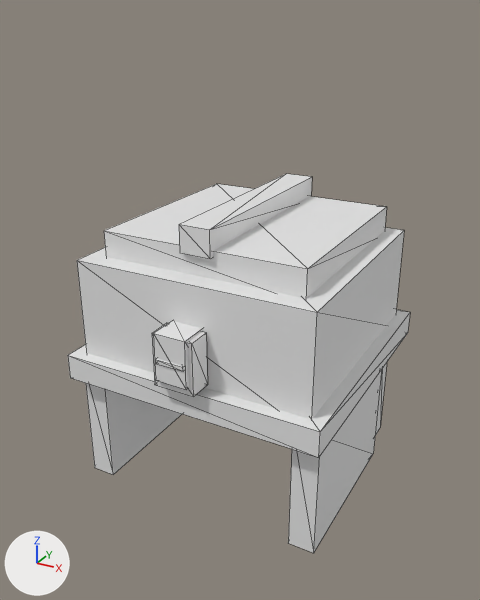
Two versions of the OBJ model tools/armor_src/models/entity/sentinel/helm_head.obj, one commit apart.
Rendered twice from a camera (50 mm lens) standing at (0.714, -1.34, 2.573) and looking at (-0.002, -0.037, 1.922). Lighting does not change. The marker at lower left points along +X, +Y and +Z. The first picture is the older version. Mesh edges are drawn as thin lines. Where no turn or scale is listed for an object, it has been applied to the vertices.

The first picture shows 'helm_head'.
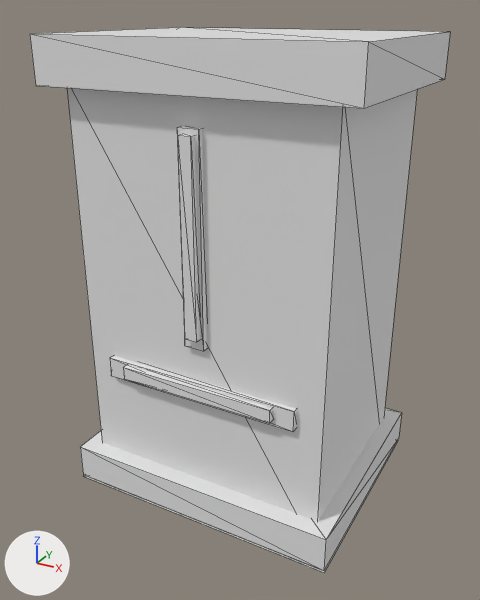
Pixel boxes (x1, y1, x2, y2) of what changed, in the pictures (480 x 600 px):
'helm_head', reshaped (23% wider, 44% taller)
    before: (68, 174, 410, 553)
    after: (30, 27, 450, 572)
part 1 of me_helm_head, added
    after: (67, 88, 417, 521)
part 2 of me_helm_head, added
    after: (30, 27, 450, 108)
part 3 of me_helm_head, added
    after: (177, 126, 207, 351)
part 4 of me_helm_head, added
    after: (110, 356, 297, 432)
part 5 of me_helm_head, added
    after: (123, 365, 273, 423)
part 6 of me_helm_head, added
    after: (177, 134, 200, 342)
part 7 of me_helm_head, deleted
    before: (77, 227, 404, 419)
part 8 of me_helm_head, deleted
    before: (86, 383, 182, 475)
part 9 of me_helm_head, deleted
    before: (153, 321, 203, 390)
part 10 of me_helm_head, deleted
    before: (104, 184, 387, 299)
part 11 of me_helm_head, deleted
    before: (375, 363, 387, 436)
part 12 of me_helm_head, deleted
    before: (156, 359, 184, 371)
part 13 of me_helm_head, deleted
    before: (68, 310, 410, 458)
part 14 of me_helm_head, deleted
    before: (179, 174, 312, 258)
part 15 of me_helm_head, deleted
    before: (288, 370, 382, 553)
part 16 of me_helm_head, deleted
    before: (152, 323, 208, 397)
part 17 of me_helm_head, added
    after: (80, 408, 401, 572)

Patch to the scene script:
```diff
--- a/tools/armor_src/models/entity/sentinel/helm_head.obj.py
+++ b/tools/armor_src/models/entity/sentinel/helm_head.obj.py
@@ me_helm_head @@
 # used by ob_helm_head; location = (0.0, 0.0, 0.0)
 # verts and faces of me_helm_head; kept vertices keep their numbers, new ones are numbered from 80
-me_helm_head.from_pydata(...)  # 80 vertices, 120 faces; spans x -0.325..0.325, y -0.347..0.331, z 1.438..2.162
+me_helm_head.from_pydata(...)  # 60 vertices, 84 faces; spans x -0.356..0.356, y -0.281..0.281, z 1.431..2.525
+# me_helm_head part 1: a new loose piece, a box spanning x -0.306..0.306, y -0.237..0.238, z 1.438..2.438
+# me_helm_head part 2: a new loose piece, a box spanning x -0.356..0.356, y -0.275..0.275, z 2.425..2.525
+# me_helm_head part 3: a new loose piece, a box spanning x -0.025..0.025, y -0.25..-0.231, z 1.888..2.362
+# me_helm_head part 4: a new loose piece, a box spanning x -0.244..0.244, y -0.25..-0.231, z 1.75..1.8
+# me_helm_head part 5: a new loose piece, a box spanning x -0.194..0.194, y -0.262..-0.244, z 1.763..1.794
+# me_helm_head part 6: a new loose piece, a box spanning x -0.016..0.016, y -0.262..-0.244, z 1.913..2.35
+# me_helm_head part 7: the loose piece of 8 vertices spanning x -0.294..0.294, y -0.275..0.3, z 1.775..2.05 is deleted
+# me_helm_head part 8: the loose piece of 8 vertices spanning x -0.312..-0.25, y -0.269..0.144, z 1.462..1.775 is deleted
+# me_helm_head part 9: the loose piece of 8 vertices spanning x -0.039..0.039, y -0.344..-0.269, z 1.844..1.956 is deleted
+# me_helm_head part 10: the loose piece of 8 vertices spanning x -0.25..0.25, y -0.225..0.275, z 2.037..2.112 is deleted
+# me_helm_head part 11: the loose piece of 8 vertices spanning x -0.281..0.281, y 0.244..0.306, z 1.438..1.775 is deleted
+# me_helm_head part 12: the loose piece of 8 vertices spanning x -0.034..0.034, y -0.347..-0.266, z 1.888..1.898 is deleted
+# me_helm_head part 13: the loose piece of 8 vertices spanning x -0.325..0.325, y -0.306..0.331, z 1.75..1.812 is deleted
+# me_helm_head part 14: the loose piece of 8 vertices spanning x -0.038..0.038, y -0.237..0.288, z 2.1..2.162 is deleted
+# me_helm_head part 15: the loose piece of 8 vertices spanning x 0.25..0.312, y -0.269..0.144, z 1.462..1.775 is deleted
+# me_helm_head part 16: the loose piece of 8 vertices spanning x -0.05..0.05, y -0.334..-0.278, z 1.825..1.95 is deleted
+# me_helm_head part 17
+verts[80] = (-0.344, -0.281, 1.525)  # pixel (80, 446)
+verts[81] = (-0.344, -0.281, 1.438)  # pixel (83, 474)
+verts[82] = (-0.344, 0.281, 1.438)
+verts[83] = (-0.344, 0.281, 1.525)
+verts[84] = (-0.344, -0.281, 1.431)  # pixel (83, 476)
+verts[85] = (-0.344, 0.281, 1.431)
+for new, old in zip([*range(86, 92)], [*range(80, 86)]): verts[new] = verts[old] + (0.688, 0.0, 0.0)
+faces += [(80, 81, 87), (80, 87, 86), (82, 89, 88), (82, 83, 89), (86, 87, 88), (86, 88, 89)]
+faces += [(81, 83, 82), (80, 83, 81), (80, 86, 83), (83, 86, 89), (84, 85, 91), (84, 91, 90)]
```
